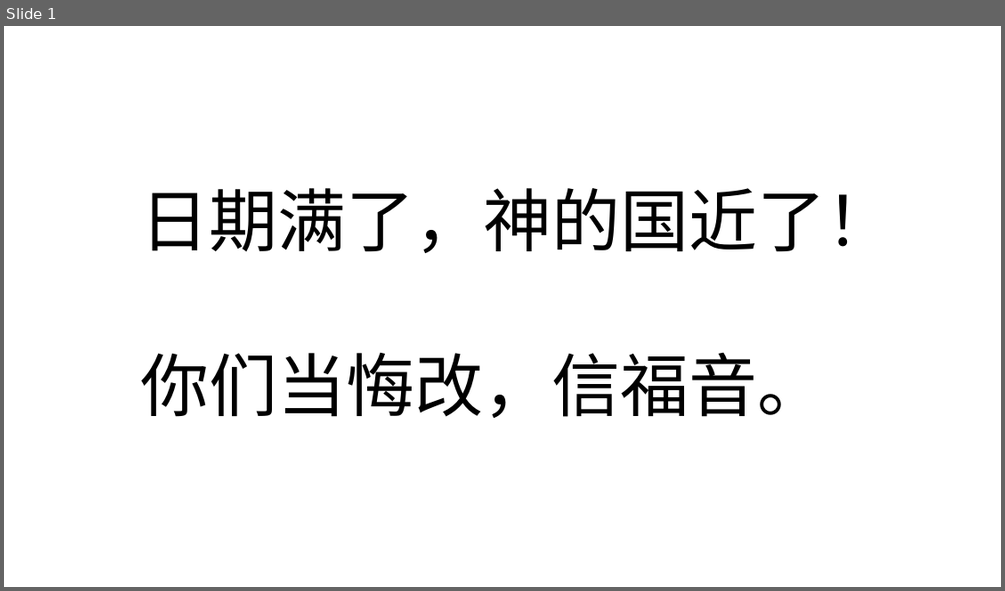
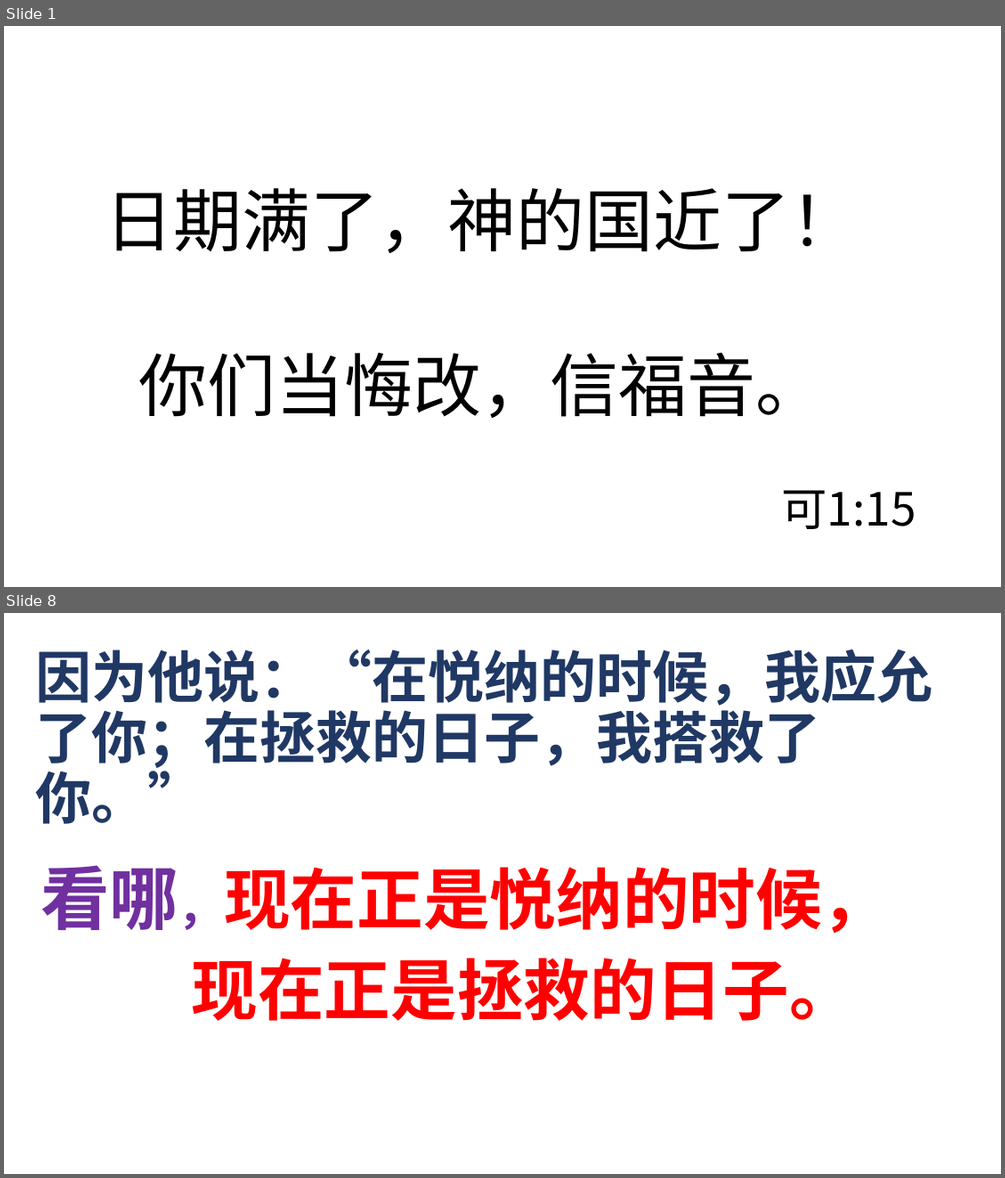
Before and after one commit to helenchen0703-blip/tianguo-lieche-2026, a slide deck: files/slides.pptx. Shown one above the other, each under a label of ours: slide 1 before the commit, slides 1 and 8 after it; the slides between them are not shown. The pictures are 1005x591 and 1005x1178 pixels, drawn with LibreOffice and Linux fonts; fonts in the diff are those of the drawing. Boxes give left, top, right and bottom in pixels: in the first picture for what was removed or moved away, otherwise in the second. Text is boxed around its words. In the diff, an @@ line names an element or a change of style, - is before the commit and + after.

```diff
--- a/files/slides.pptx
+++ b/files/slides.pptx
@@ slide 8 added at (4, 613, 1001, 1174), background #FFFFFF @@
@@ title added at (35, 649, 932, 824), 54 pt, text #203864, bold @@
+因为他说：“在悦纳的时候，我应允了你；在拯救的日子，我搭救了你。”
@@ text added at (40, 865, 888, 1021), 64 pt, text #FF0000, bold @@
+看哪，现在正是悦纳的时候，
+现在正是拯救的日子。
@@ slide 1 changed as well @@
@@ text "日期满了，神的国近了！": place and size @@
-text "日期满了，神的国近了！" at (140, 188, 894, 418)
+text "日期满了，神的国近了！" at (105, 188, 916, 529)
@@ text at (782, 490, 916, 529): paragraph added @@
+可1:15
```
Also in this commit, not shown: 1 other file.
